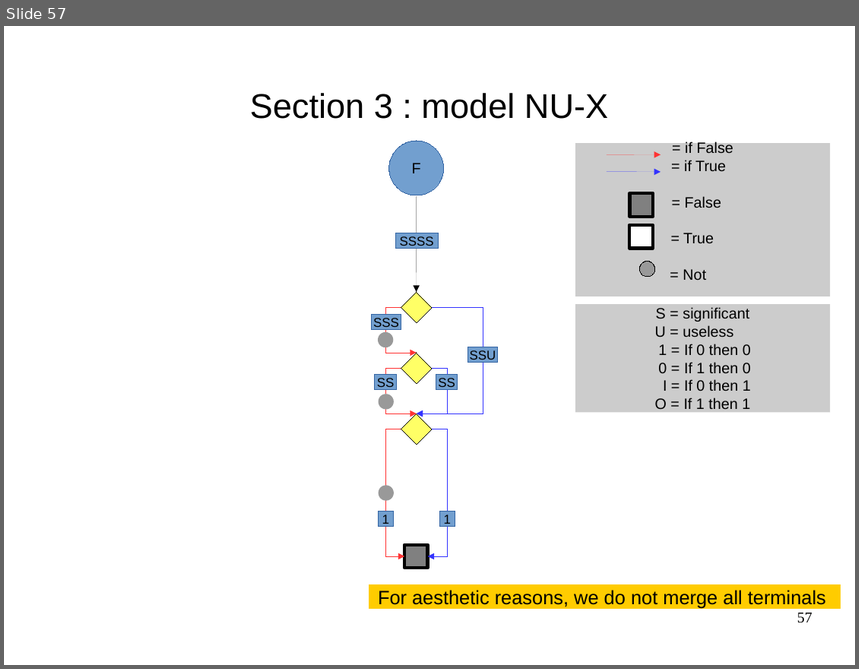
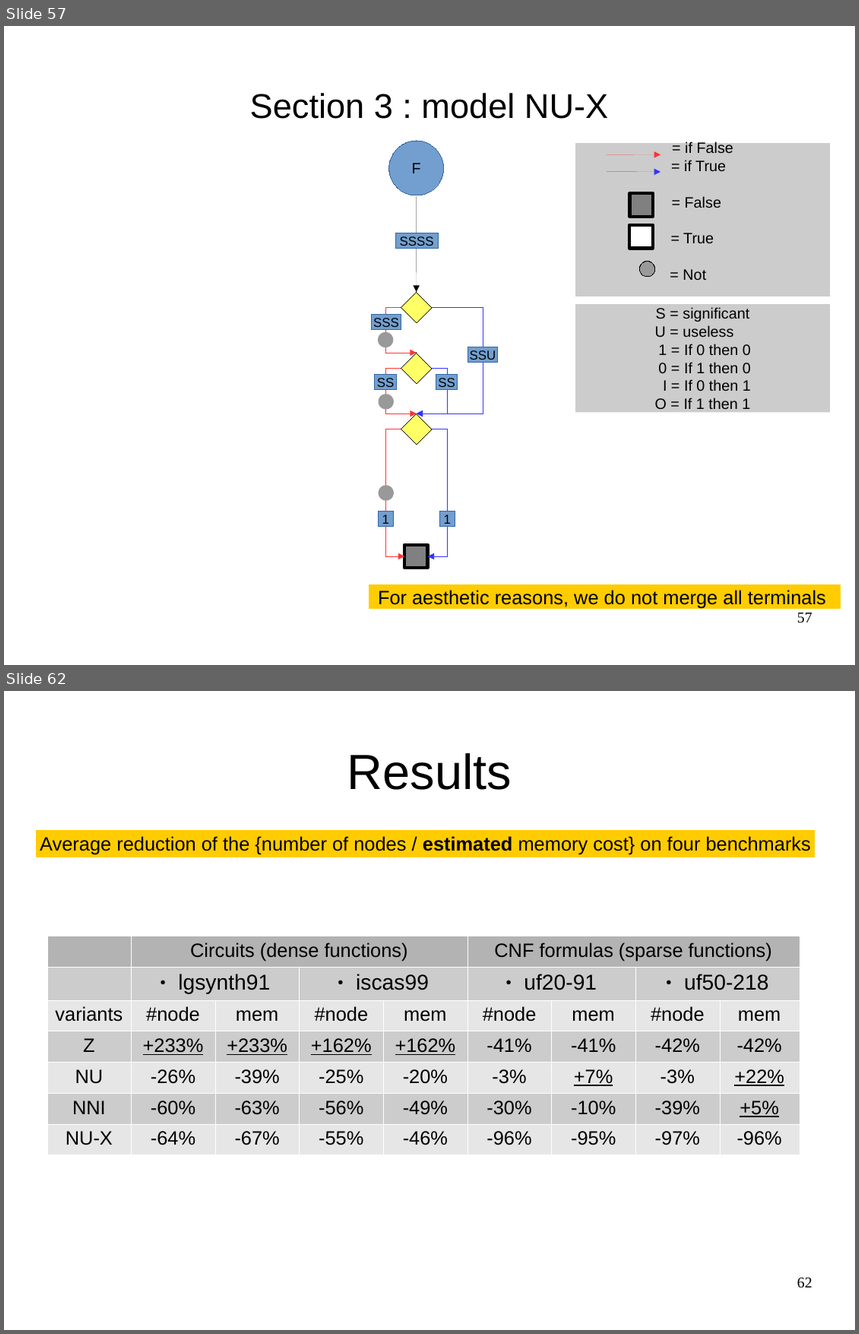
Before and after one commit to FenouilletLucas/DAGaml, a slide deck: doc/2017-06-19-odp/final.odp. Shown one above the other, each under a label of ours: slide 57 before the commit, slides 57 and 62 after it; the slides between them are not shown. The pictures are 859x669 and 859x1334 pixels, drawn with LibreOffice and Linux fonts; fonts in the diff are those of the drawing. Boxes give left, top, right and bottom in pixels: in the first picture for what was removed or moved away, otherwise in the second. Text is boxed around its words. In the diff, an @@ line names an element or a change of style, - is before the commit and + after.

```diff
--- a/doc/2017-06-19-odp/final.odp
+++ b/doc/2017-06-19-odp/final.odp
@@ slide 62 added at box(4, 691, 855, 1330), background #FFFFFF @@
@@ title added at box(348, 753, 512, 790), 46 pt, text #000000 @@
+Results
@@ rectangle added at box(37, 830, 815, 856), fill #FFCC00, outline #FFCC00 0 pt, 18 pt, text #000000 @@
+Average reduction of the {number of nodes / estimated memory cost} on four benchmarks
@@ table added at box(47, 936, 800, 1149), 7 rows, 9 columns @@
+ | Circuits (dense functions) |  |  |  | CNF formulas (sparse functions) |  |  | 
+ | lgsynth91 |  | iscas99 |  | uf20-91 |  | uf50-218 | 
+variants | #node | mem | #node | mem | #node | mem | #node | mem
+Z | +233% | +233% | +162% | +162% | -41% | -41% | -42% | -42%
+NU | -26% | -39% | -25% | -20% | -3% | +7% | -3% | +22%
+NNI | -60% | -63% | -56% | -49% | -30% | -10% | -39% | +5%
+NU-X | -64% | -67% | -55% | -46% | -96% | -95% | -97% | -96%
@@ page number added at box(797, 1278, 813, 1288), 14 pt, text #000000 @@
+62
```
Also in this commit, not shown: 7 slides changed, 5 other slides added, 30 slides removed, 8 other files.
